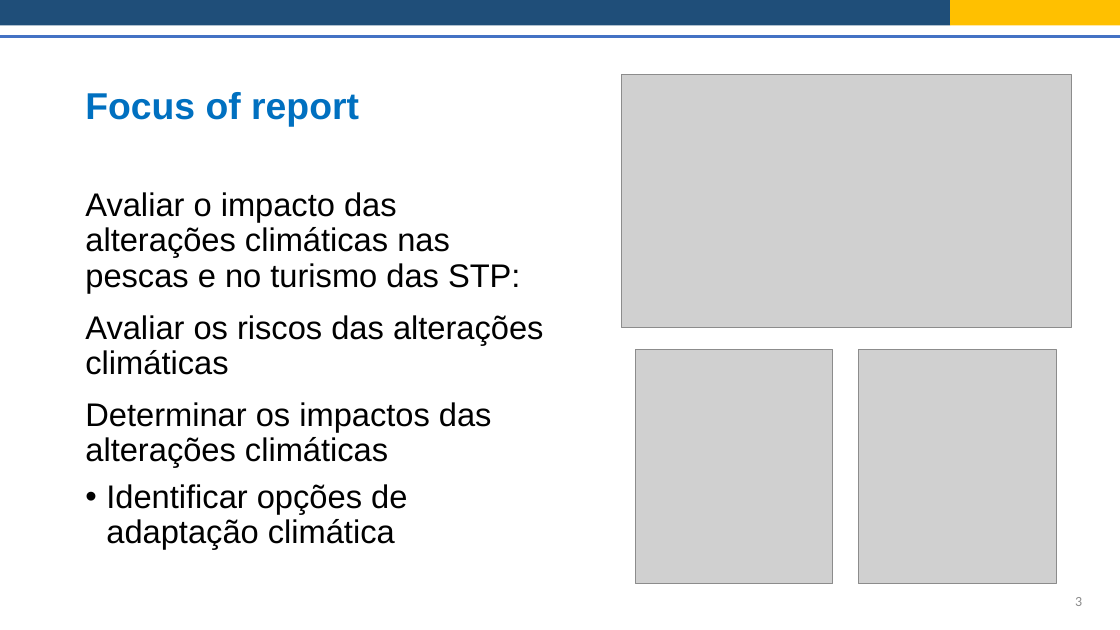
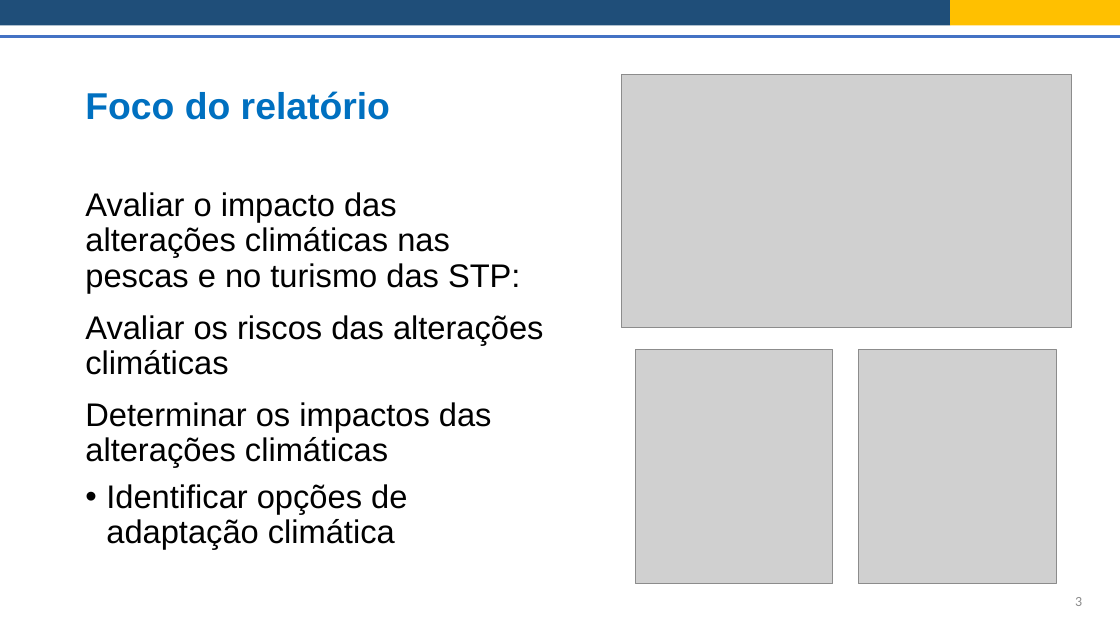
Before and after one commit to Risk-Team/trainings, a slide deck: slide 3 of STP/presentations/Report_findings_overview_port.pptx. Drawn at 1120x630 pixels with LibreOffice and Linux fonts; fonts in the diff are those of the drawing; grey boxes stand for pictures. Boxes give left, top, right and bottom in pixels: in the first picture for what was removed or moved away, otherwise in the second. Text is boxed around its words. In the diff, an @@ line names an element or a change of style, - is before the commit and + after.

```diff
--- a/STP/presentations/Report_findings_overview_port.pptx
+++ b/STP/presentations/Report_findings_overview_port.pptx
@@ title at bbox=[85, 91, 390, 120]: text changed @@
-Focus of report
+Foco do relatório
```
Also in this commit, not shown: 1 other slide changed.
